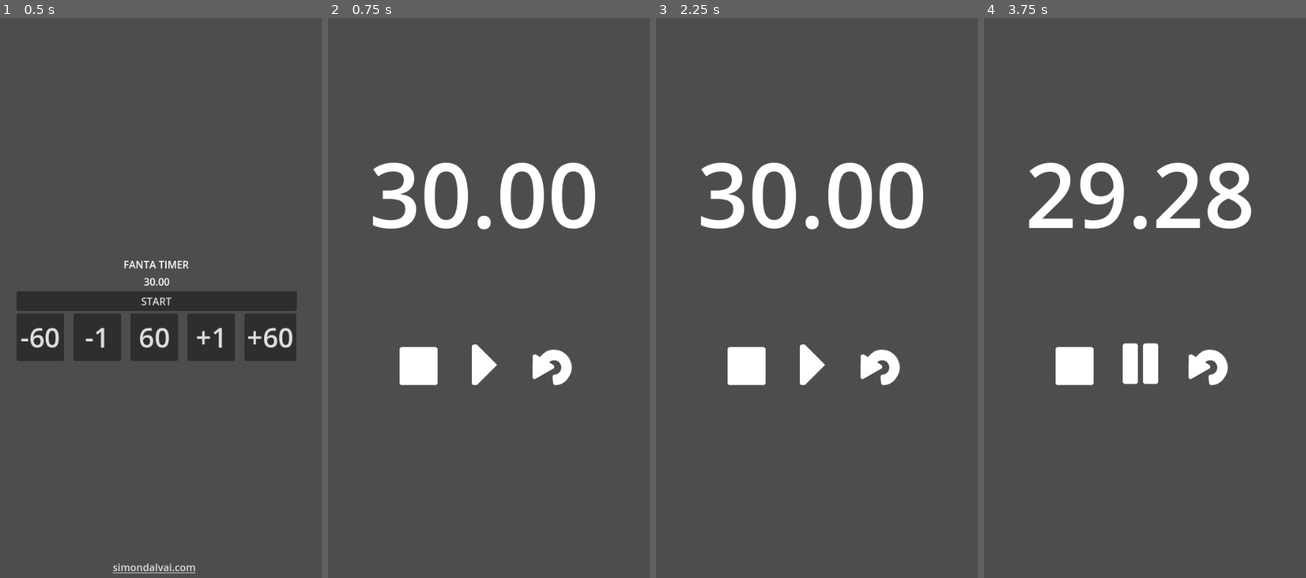
Above: before the commit, frames 1-4 (left to right).
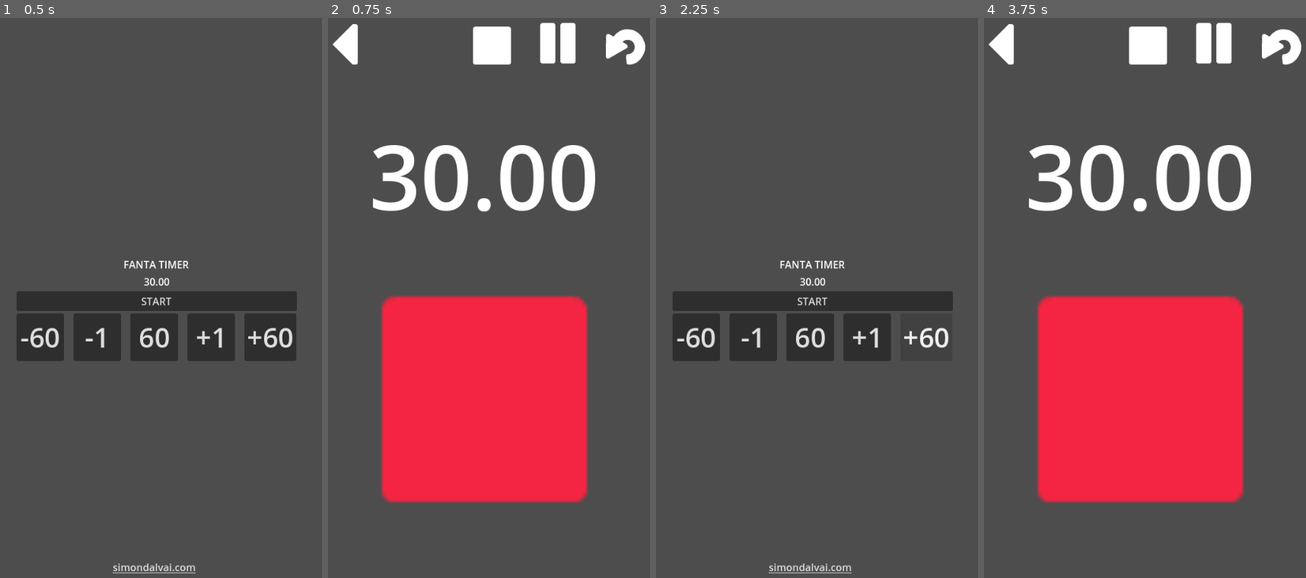
Above: after the commit, the same moments.

Repository: dulvui/condor
Game: Godot game, scene res://src/menu/Menu.tscn
The game is run twice, just before and just after one commit, with the same random seed, the same clock (stepped at 60 frames per second) and the same inputs.
Inputs (mouse positions are in pixels of both pictures, inside the frame that each line leads up to; where the layout moved, square brackets give the same spot in the first picture):
- Up to frame 1 (0.5 s): no input
- Up to frame 2 (0.75 s): click "START" at 0.5 s
- Up to frame 3 (2.25 s): click (820, 46) [746, 365] at 1.25 s; click (672, 46) at 2.02 s
- Up to frame 4 (3.75 s): click (1206, 365) at 2.77 s; click (1141, 303) [1141, 365] at 3.5 s

Frame 1 is identical in both runs. In frame 2, 31% of the frame differs, in the area x 1-99%, y 0-87%; in frame 3, 13%; in frame 4, 31%.

Commit message:
create big red button

Diff:
--- a/app/src/main/Main.gd
+++ b/app/src/main/Main.gd
@@ -6,7 +6,7 @@
 
 @onready var timer:Timer = $Timer
 @onready var time_label:Label = $VBoxContainer/Time
-@onready var start_button:TextureButton = $VBoxContainer/TimeControl/Start
+@onready var big_button:TextureButton = $VBoxContainer/BigButton
 
 
 var finished:bool = false
@@ -32,10 +32,7 @@
 
 
 func _on_stop_pressed() -> void:
-	finished = false
-	timer.stop()
-	timer.paused = false
-	start_button.set_pressed_no_signal(false)
+	_reset()
 
 
 func _on_restart_pressed() -> void:
@@ -43,9 +40,28 @@
 		timer.stop()
 		timer.start()
 
+func _on_timer_timeout() -> void:
+	finished = true
 
 
+func _on_back_pressed() -> void:
+	get_tree().change_scene_to_file("res://src/menu/Menu.tscn")
 
-func _on_timer_timeout() -> void:
-	start_button.set_pressed_no_signal(false)
-	finished = true
+
+func _on_bug_button_pressed() -> void:
+	if timer.paused:
+		timer.paused = false
+	elif not finished:
+		timer.stop()
+		timer.start()
+	else:
+		_reset()
+
+
+func _on_pause_pressed() -> void:
+	timer.paused = true
+
+func _reset() ->void:
+	finished = false
+	timer.stop()
+	timer.paused = false
--- a/app/src/main/Main.tscn
+++ b/app/src/main/Main.tscn
@@ -24,11 +24,38 @@
 anchors_preset = 15
 anchor_right = 1.0
 anchor_bottom = 1.0
-offset_top = 194.0
+offset_top = 6.0
 offset_bottom = -105.0
 grow_horizontal = 2
 grow_vertical = 2
 theme_override_constants/separation = 60
+
+[node name="TimeControl" type="HBoxContainer" parent="VBoxContainer"]
+layout_mode = 2
+alignment = 1
+
+[node name="Back" type="TextureButton" parent="VBoxContainer/TimeControl"]
+layout_mode = 2
+texture_normal = ExtResource("3_k64qi")
+flip_h = true
+
+[node name="VSeparator" type="VSeparator" parent="VBoxContainer/TimeControl"]
+modulate = Color(1, 1, 1, 0)
+layout_mode = 2
+size_flags_horizontal = 3
+
+[node name="Stop" type="TextureButton" parent="VBoxContainer/TimeControl"]
+layout_mode = 2
+texture_normal = ExtResource("2_6dyl3")
+
+[node name="Pause" type="TextureButton" parent="VBoxContainer/TimeControl"]
+layout_mode = 2
+texture_normal = ExtResource("4_munfx")
+
+[node name="Restart" type="TextureButton" parent="VBoxContainer/TimeControl"]
+layout_mode = 2
+toggle_mode = true
+texture_normal = ExtResource("5_us2kl")
 
 [node name="Time" type="Label" parent="VBoxContainer"]
 layout_mode = 2
@@ -37,30 +64,21 @@
 horizontal_alignment = 1
 vertical_alignment = 1
 
+[node name="BigButton" type="TextureButton" parent="VBoxContainer"]
+modulate = Color(0.956863, 0.145098, 0.262745, 1)
+layout_mode = 2
+size_flags_vertical = 3
+toggle_mode = true
+texture_normal = ExtResource("2_6dyl3")
+stretch_mode = 6
+
 [node name="HSeparator" type="HSeparator" parent="VBoxContainer"]
 modulate = Color(1, 1, 1, 0)
 layout_mode = 2
 
-[node name="TimeControl" type="HBoxContainer" parent="VBoxContainer"]
-layout_mode = 2
-alignment = 1
-
-[node name="Stop" type="TextureButton" parent="VBoxContainer/TimeControl"]
-layout_mode = 2
-texture_normal = ExtResource("2_6dyl3")
-
-[node name="Start" type="TextureButton" parent="VBoxContainer/TimeControl"]
-layout_mode = 2
-toggle_mode = true
-texture_normal = ExtResource("3_k64qi")
-texture_pressed = ExtResource("4_munfx")
-
-[node name="Restart" type="TextureButton" parent="VBoxContainer/TimeControl"]
-layout_mode = 2
-toggle_mode = true
-texture_normal = ExtResource("5_us2kl")
-
 [connection signal="timeout" from="Timer" to="." method="_on_timer_timeout"]
+[connection signal="pressed" from="VBoxContainer/TimeControl/Back" to="." method="_on_back_pressed"]
 [connection signal="pressed" from="VBoxContainer/TimeControl/Stop" to="." method="_on_stop_pressed"]
-[connection signal="pressed" from="VBoxContainer/TimeControl/Start" to="." method="_on_start_pressed"]
+[connection signal="pressed" from="VBoxContainer/TimeControl/Pause" to="." method="_on_pause_pressed"]
 [connection signal="pressed" from="VBoxContainer/TimeControl/Restart" to="." method="_on_restart_pressed"]
+[connection signal="pressed" from="VBoxContainer/BigButton" to="." method="_on_bug_button_pressed"]
